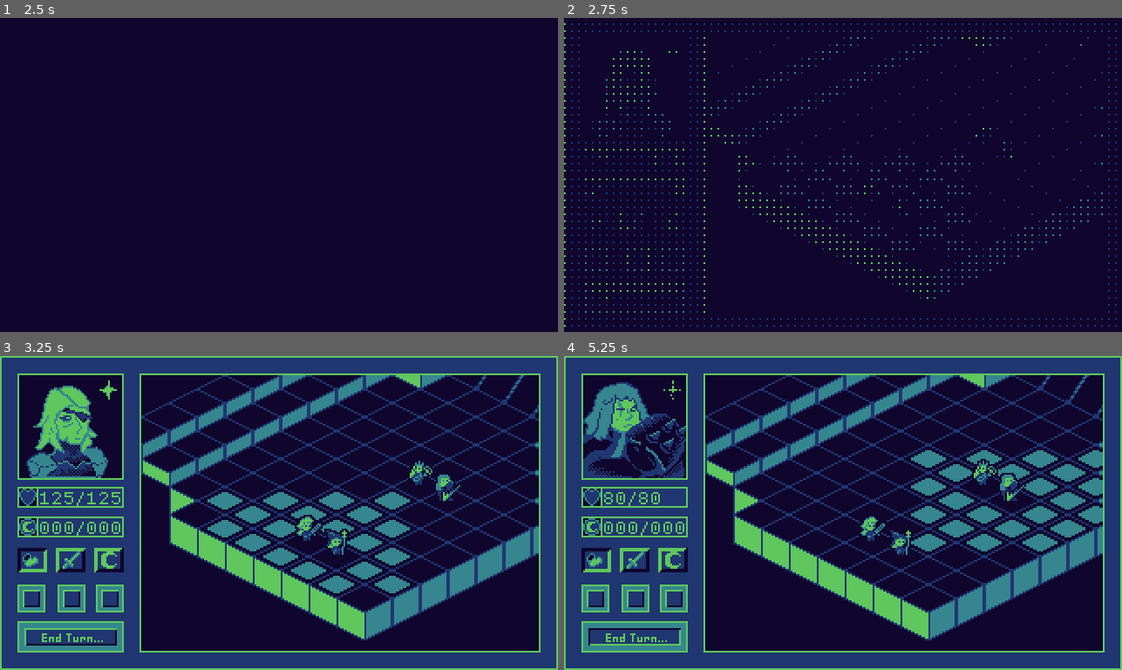
Above: before the commit, frames 1-4 (two rows, left to right).
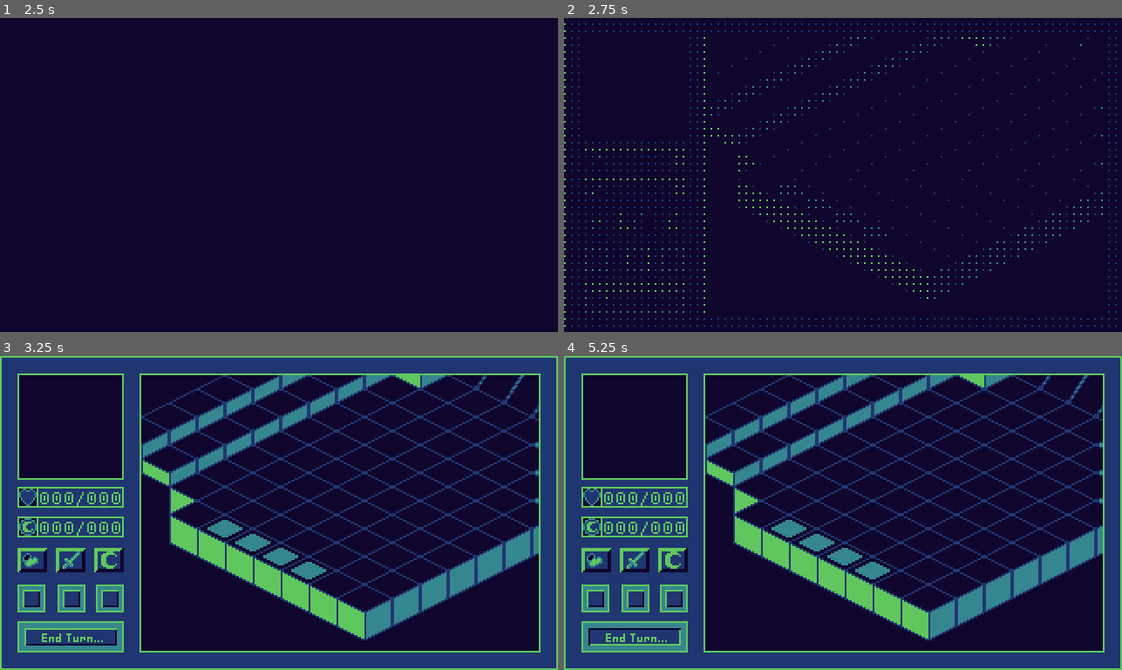
Above: after the commit, the same moments.

Repository: NoahLPoteat/CapstoneProject
Game: Godot game, scene res://src/gameplay/prototypes/game_prototype.tscn
The game is run twice, just before and just after one commit, with the same random seed, the same clock (stepped at 60 frames per second) and the same inputs.
Inputs (mouse positions are in pixels of both pictures, inside the frame that each line leads up to):
- Up to frame 1 (2.5 s): tap Enter at 0.5 s; move the mouse to (223, 105) at 0.52 s; click (223, 105) at 0.67 s; move the mouse to (167, 190) at 1.27 s; click (167, 190) at 1.42 s; tap Space (debug_turn_skip) at 2 s; move the mouse to (334, 105) at 2.02 s; click (334, 105) at 2.17 s
- Up to frame 2 (2.75 s): no input
- Up to frame 3 (3.25 s): move the mouse to (33, 560) at 2.77 s; click (33, 560) at 2.92 s
- Up to frame 4 (5.25 s): tap Enter at 3.5 s; move the mouse to (636, 560) at 3.52 s; click (636, 560) at 3.67 s; move the mouse to (675, 560) at 4.27 s; click (675, 560) at 4.42 s; tap Space (debug_turn_skip) at 5 s; move the mouse to (636, 635) at 5.02 s; click (636, 635) at 5.17 s

Frame 1 is identical in both runs. In frame 2, 0.4% of the frame differs, in the area x 5-81%, y 10-74%; in frame 3, 6.7%; in frame 4, 9.1%, in the area x 3-97%, y 7-72%.
Error before the commit: Invalid access to property or key 'is_ally' on a base object of type 'Nil'. (res://src/gameplay/prototypes/battle_screen_controller.gd:324)
Error after the commit: Invalid access to property or key 'is_ally' on a base object of type 'Nil'. (res://src/gameplay/prototypes/battle_screen_controller.gd:340)

Commit message:
Placement Phase Backend

Diff:
--- a/Project/src/gameplay/battle_maps/map.gd
+++ b/Project/src/gameplay/battle_maps/map.gd
@@ -3,6 +3,8 @@
 
 @onready var main_tile: TileMapLayer = $MainTile
 @onready var unit_container: Node2D = $EnemyUnits
+
+@export var placeable_tiles: Array[Vector2i]
 var map_node: MapNode ##set on battle map instantiation
 
 func get_enemy_units():
--- a/Project/src/gameplay/battle_maps/testmap.tscn
+++ b/Project/src/gameplay/battle_maps/testmap.tscn
@@ -113,6 +113,7 @@
 
 [node name="Map" type="Node2D"]
 script = ExtResource("1_d8stw")
+placeable_tiles = Array[Vector2i]([Vector2i(6, 4), Vector2i(7, 4), Vector2i(8, 4), Vector2i(9, 4)])
 
 [node name="MainTile" type="TileMapLayer" parent="."]
 y_sort_enabled = true
--- a/Project/src/gameplay/prototypes/battle_gui.gd
+++ b/Project/src/gameplay/prototypes/battle_gui.gd
@@ -1,10 +1,15 @@
-extends Control
+class_name BattleGUI extends Control
+signal placement_done()
 
 @onready var portrait_gui: TextureRect = $Portrait
 @onready var movement_left_display: Control = $MovementLeftDis
 @onready var health_label: Label = $HealthLabel
 @onready var active_button: Control = $ActiveUnitButtonCtr
 @onready var attack_indicator: AnimatedSprite2D = $Portrait/AnimatedSprite2D
+
+@onready var placement_container: VBoxContainer = $PlacementCont
+
+var placeables: Array = []
 
 func update_gui(new_char: UnitBase, battle_phase: BattleScreen.BATTLE_PHASES, turn_state: BattleScreen.TURN_STATES):
 	portrait_gui.texture = new_char.portrait_texture
@@ -20,3 +25,30 @@
 		if attack_indicator.visible != true:
 			attack_indicator.visible = true
 			attack_indicator.frame = 7
+
+## we need to get the ally char list
+## then loop through every ally char until we reach the last one
+##for the first we place a tile for the start of the chain into the container
+func update_placement():
+	attack_indicator.visible = false
+
+	for child in placement_container.get_children():
+		child.queue_free()
+
+	if placeables == []:
+		placement_done.emit()
+
+	if len(placeables) == 1:
+		##place the solo tile, into place_cont
+		return
+
+	##place the start tile, into place_cont with placeables[0]
+
+	for i in range(1, len(placeables) - 1):
+		##place the middle tile, into placeable with all placeable[i]
+		pass
+
+	##place the end tile into place_cont with placeables[len(placeables) - 1]
+
+func set_placeables(to: Array):
+	placeables = to
--- a/Project/src/gameplay/prototypes/battle_map_controller.gd
+++ b/Project/src/gameplay/prototypes/battle_map_controller.gd
@@ -108,18 +108,28 @@
 			if not dist_override:
 				update_gui.emit()
 
+##Takes in a position, and attempts to place the unit there
+##	IF
+##	It is a valid placeable tile
+##	There isnt a unit already there
+##	The tile exists
+##	Return True if placed, false if not placed
+func attempt_place_unit():
+	var valid_tiles: Array = battle_map.placeable_tiles
 
 enum atlas_enum {
 	DEF,
 	WALKABLE,
 	HOVERED,
-	ATTACKABLE
+	ATTACKABLE,
+	NONE
 }
 var map_atlas: Dictionary = {
 	atlas_enum.DEF : Vector2i(0, 0),
 	atlas_enum.WALKABLE : Vector2i(2, 0),
 	atlas_enum.HOVERED : Vector2i(3, 0),
-	atlas_enum.ATTACKABLE : Vector2i(2, 1)
+	atlas_enum.ATTACKABLE : Vector2i(2, 1),
+	atlas_enum.NONE : Vector2i(3, 3)
 }
 
 var current_hovered: Vector2i = Vector2i(-10000,-10000)
--- a/Project/src/gameplay/prototypes/battle_screen_controller.gd
+++ b/Project/src/gameplay/prototypes/battle_screen_controller.gd
@@ -3,7 +3,7 @@
 signal game_over(game_won: bool, battle_map: BattleMapNode)
 
 @onready var battle_map_controller: BattleMapControl = $SubViewportContainer/SubViewport/BattleMapController
-@onready var overlay_node: Control = $BattleGUI
+@onready var overlay_node: BattleGUI = $BattleGUI
 
 enum BATTLE_PHASES{
 	NONE,
@@ -26,6 +26,7 @@
 var turn_order: Array[UnitBase] = []
 var turn_index: int = 0
 var current_unit: UnitBase
+var old_tiles: Array = []
 
 ##unfortunate requirement due to issues with the viewport
 var offset_x: int = 81
@@ -42,24 +43,17 @@
 
 
 var enemy_ai_running: bool = false
-#placement - just start turn order fo now
-#	in the future
-#	display a side panel of all ally units
-#	go through order allowing user to place
-#	each unit in a select area
-#	first we need tiles to have data on which tiles should be placeable
-#END_SCREEN
-#	if game won display a win screen and pass up that the user has won
-#	if game lost then display a loss screen and pass up without has won
 var current_battle_state: BATTLE_PHASES
 func battle_state_process():
 
 	match current_battle_state:
 		BATTLE_PHASES.PLACEMENT:
-			##Most of placement phase will be handled by the input function
-			##	and the gui updating
-			##for now we just go to ally_turn
-			change_battle_state(BATTLE_PHASES.ALLY_TURN)
+			placement_process()
+			update_gui()
+			##highlight all placeable tiles (hardcoded :3)
+			##highlight all non-placeable with the nothing tile
+			##	^NOTE This would work but the deco tiles would still be there
+			##		  so consider just not caring :3
 
 			return
 		BATTLE_PHASES.ALLY_TURN:
@@ -78,6 +72,19 @@
 			#meaning, if this state exists we should go to the placement phase
 			#	cross ref the way battles are initiated to make sure everything works
 			pass
+
+##helper to not clog up process func
+func placement_process():
+	## reset tiles
+	for tile in old_tiles:
+		battle_map_controller.highlight_tile(battle_map_controller.atlas_enum.DEF, tile, true, true)
+	old_tiles = []
+
+	var placeable_tiles = battle_map_controller.battle_map.placeable_tiles
+
+	for tile in placeable_tiles:
+		battle_map_controller.highlight_tile(battle_map_controller.atlas_enum.WALKABLE, tile)
+		old_tiles.append(tile)
 
 ##temp for testing
 var custom_timer: Timer
@@ -188,7 +195,8 @@
 	current_battle_state = new_state
 	match new_state:
 		BATTLE_PHASES.PLACEMENT:
-			pass
+			var arr = retrieve_units()
+			overlay_node.set_placeables(arr[0])
 		BATTLE_PHASES.ALLY_TURN:
 			pass
 		BATTLE_PHASES.ENEMY_TURN:
@@ -212,14 +220,10 @@
 			pass
 
 var current_turn_state: TURN_STATES
-var old_tiles: Array = []
 func turn_state_process():
 	for tile in old_tiles:
 		battle_map_controller.highlight_tile(battle_map_controller.atlas_enum.DEF, tile, true, true)
 	old_tiles = []
-
-	#if unit is dead:
-	#	skip!
 
 	match current_turn_state:
 		TURN_STATES.MOVING:
@@ -293,32 +297,44 @@
 	if Input.is_action_just_pressed("debug_turn_skip"):
 		next_turn()
 
-	if event is InputEventMouse and current_battle_state == BATTLE_PHASES.ALLY_TURN:
+	if event is InputEventMouse:
 		var pos = event.global_position
 		if sub_view_rect.has_point(pos) and self.visible:
-			match current_turn_state:
-				TURN_STATES.MOVING:
-					if event is InputEventMouseButton:
-						if event.button_index == MOUSE_BUTTON_LEFT and event.pressed:
-							battle_map_controller.attempt_move_unit(pos, current_unit)
-				TURN_STATES.STRIKING:
-					if event is InputEventMouseButton:
-						if event.button_index == MOUSE_BUTTON_LEFT and event.pressed:
-							if current_unit.can_use_ability():
-								battle_map_controller.attempt_strike_unit(pos, current_unit)
-								update_gui()
-				TURN_STATES.ABILITY:
+			if current_battle_state == BATTLE_PHASES.ALLY_TURN:
+				match current_turn_state:
+					TURN_STATES.MOVING:
+						if event is InputEventMouseButton:
+							if event.button_index == MOUSE_BUTTON_LEFT and event.pressed:
+								battle_map_controller.attempt_move_unit(pos, current_unit)
+					TURN_STATES.STRIKING:
+						if event is InputEventMouseButton:
+							if event.button_index == MOUSE_BUTTON_LEFT and event.pressed:
+								if current_unit.can_use_ability():
+									battle_map_controller.attempt_strike_unit(pos, current_unit)
+									update_gui()
+					TURN_STATES.ABILITY:
+						pass
+					_:
+						pass
+				if event is InputEventMouseMotion:
+					battle_map_controller.hovering_tile(pos)
+
+			if current_battle_state == BATTLE_PHASES.PLACEMENT:
+				if event is InputEventMouseButton:
+					#attempt place_unit
 					pass
-				_:
-					pass
-
-			if event is InputEventMouseMotion:
-				battle_map_controller.hovering_tile(pos)
-
+
+				if event is InputEventMouseMotion:
+					battle_map_controller.hovering_tile(pos)
 
 ##Updates the overlay GUI with the new unit data
 func update_gui():
-	overlay_node.update_gui(current_unit, current_battle_state, current_turn_state)
+	if current_battle_state == BATTLE_PHASES.NONE:
+		return
+	if current_battle_state == BATTLE_PHASES.PLACEMENT:
+		overlay_node.update_placement()
+	else:
+		overlay_node.update_gui(current_unit, current_battle_state, current_turn_state)
 
 func next_turn(override: bool = false):
 	if not override and not current_unit.is_ally and not current_unit.unit_dead:
@@ -347,7 +363,6 @@
 	current_turn_state = TURN_STATES.MOVING
 	update_gui()
 	turn_index += 1
-
 
 ##Initilizes the turn order, and places units into their starting position
 func init_turn_order():
@@ -445,7 +460,6 @@
 		_:
 			pass
 
-
 func _on_end_turn_end_turn_button_pressed() -> void:
 	next_turn()
 
@@ -454,9 +468,10 @@
 	battle_map_controller.unload_map()
 	battle_active = false
 
-
 func _on_battle_map_controller_map_ready():
+	change_battle_state(BATTLE_PHASES.PLACEMENT)
+	battle_active = true
+
+func _on_placement_done():
 	init_turn_order()
 	next_turn(true)
-	change_battle_state(BATTLE_PHASES.PLACEMENT)
-	battle_active = true
--- a/Project/src/gameplay/prototypes/game.gd
+++ b/Project/src/gameplay/prototypes/game.gd
@@ -5,14 +5,6 @@
 @onready var world_map_control: WorldMapController = $WorldMapController
 
 
-
-##this function is called when the user clicks a battle on the map
-## [X] it will initiate the screen transition, and then make the world map invisible
-## [] then defer load the battle_map into a node instead of a packed scene
-## [] then we make the battlemap visible call the function to add the new battlemap
-## [] wait for battlemap init to be done (use a signal I imagine)
-## [] then we end transition, and send a functino down to the battle screen to start
-## 		the battle.
 func _on_world_map_controller_map_node_clicked(battle_map: PackedScene, map_node: MapNode) -> void:
 	#print("game.gd debug")
 	trans_node.begin_transition()
--- a/Project/src/gameplay/prototypes/game_prototype.tscn
+++ b/Project/src/gameplay/prototypes/game_prototype.tscn
@@ -430,6 +430,15 @@
 position = Vector2(30.5, 9)
 shape = SubResource("RectangleShape2D_h14kp")
 
+[node name="PlacementCont" type="VBoxContainer" parent="Game/BattleScreenController/BattleGUI"]
+clip_contents = true
+layout_mode = 0
+offset_left = 83.0
+offset_top = 13.0
+offset_right = 105.0
+offset_bottom = 167.0
+theme_override_constants/separation = 0
+
 [node name="WorldMapController" type="Control" parent="Game"]
 layout_mode = 1
 anchors_preset = 15
@@ -515,6 +524,7 @@
 [connection signal="game_over" from="Game/BattleScreenController" to="Game" method="_on_battle_screen_controller_game_over"]
 [connection signal="map_ready" from="Game/BattleScreenController/SubViewportContainer/SubViewport/BattleMapController" to="Game/BattleScreenController" method="_on_battle_map_controller_map_ready"]
 [connection signal="update_gui" from="Game/BattleScreenController/SubViewportContainer/SubViewport/BattleMapController" to="Game/BattleScreenController" method="update_gui"]
+[connection signal="placement_done" from="Game/BattleScreenController/BattleGUI" to="Game/BattleScreenController" method="_on_placement_done"]
 [connection signal="button_pressed" from="Game/BattleScreenController/BattleGUI/ActiveUnitButtonCtr" to="Game/BattleScreenController" method="_on_active_unit_button_ctr_button_pressed"]
 [connection signal="input_event" from="Game/BattleScreenController/BattleGUI/ActiveUnitButtonCtr/MovButDetec" to="Game/BattleScreenController/BattleGUI/ActiveUnitButtonCtr" method="_on_mov_but_detec_input_event"]
 [connection signal="input_event" from="Game/BattleScreenController/BattleGUI/ActiveUnitButtonCtr/StrButDetect" to="Game/BattleScreenController/BattleGUI/ActiveUnitButtonCtr" method="_on_str_but_detect_input_event"]
Not shown, added: CapstoneObsidian/DevNotes/Placement Phase.md
Not shown, changed: CapstoneObsidian/To-do Kanban.md
Not shown, added: Project/src/gameplay/prototypes/game_prototype.tscn7408868715.tmp
